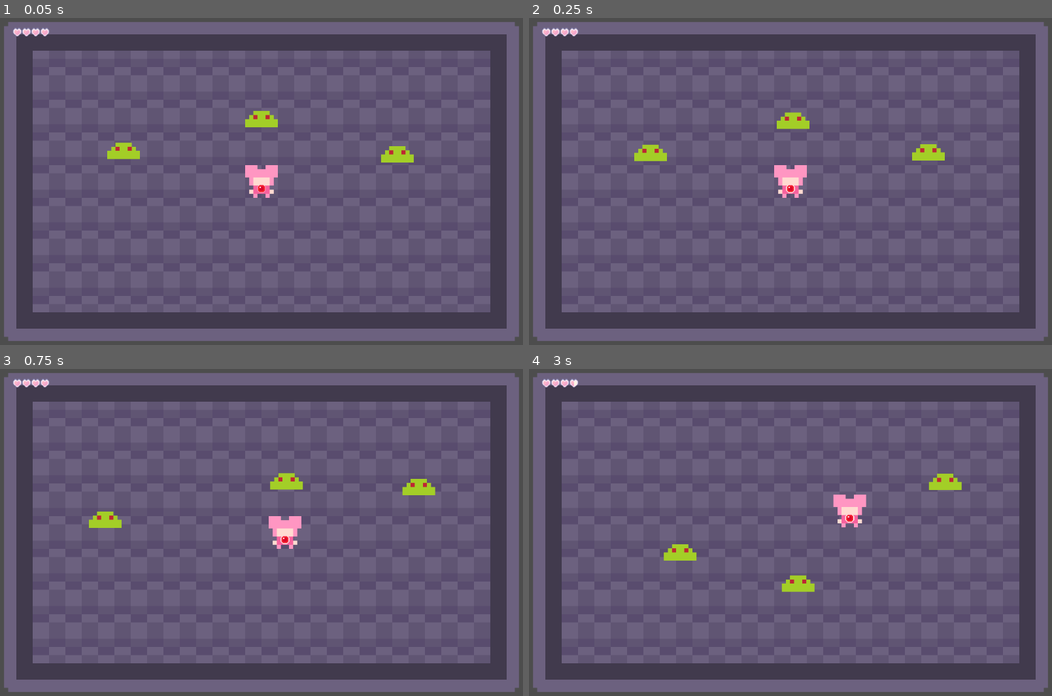
Above: before the commit, frames 1-4 (two rows, left to right).
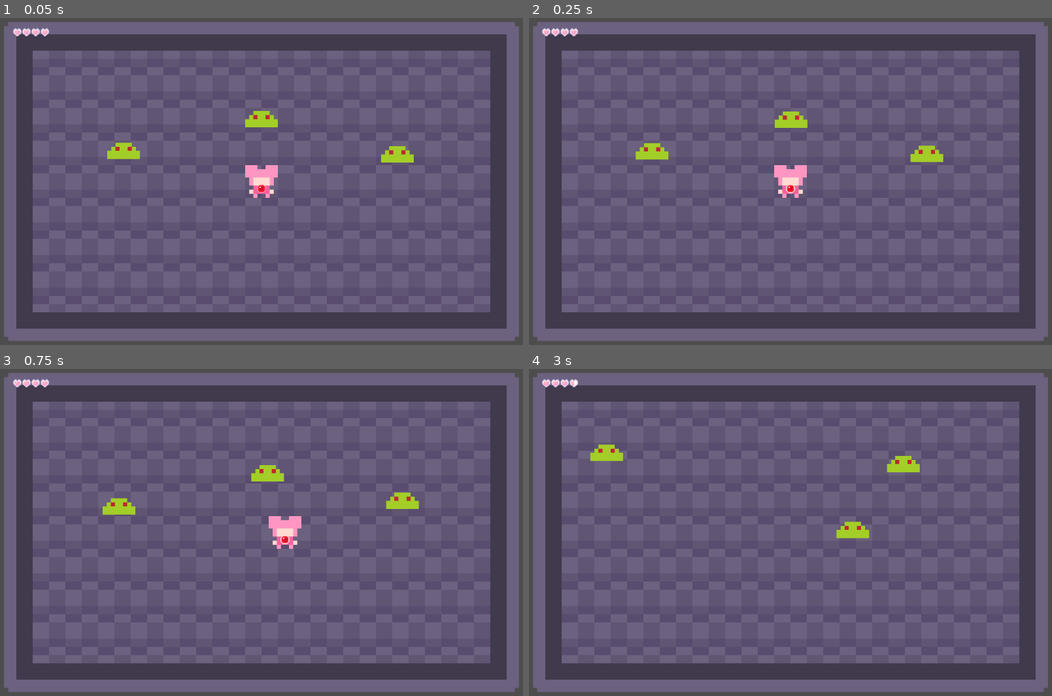
Above: after the commit, the same moments.

Repository: MagicalMegaDev/Magical-Persona-Repo
Game: Godot game, scene res://Assets/Scenes/main.tscn
Same seed, same stepped clock (60 frames per second), same inputs: the game is played once before the commit and once after it.
Inputs:
- Up to frame 1 (0.05 s): no input
- Up to frame 2 (0.25 s): no input
- Up to frame 3 (0.75 s): tap Enter at 0.5 s; hold D (move_right) from 0.53 s (still down); tap Space (speed) at 0.6 s
- Up to frame 4 (3 s): tap W (move_up) at 0.77, 1.52 s; tap Space (speed) at 1.35, 2.1, 2.85 s; release D (move_right) at 2.03 s; hold A (move_left) 2.03-2.78 s; hold D (move_right) from 2.78 s (still down)

Frame 1 is identical in both runs. In frame 2, 0.4% of the frame differs, in the area x 20-80%, y 28-45%; in frame 3, 1.4%; in frame 4, 2.0%, in the area x 11-83%, y 23-69%.
Error after the commit: Invalid access to property or key 'base_max_speed' on a base object of type 'Nil'. (res://Assets/Scripts/Components/MovementHandler.gd:52)

Commit message:
Opening Resource Setup

Diff:
--- /dev/null
+++ b/Assets/Resources/CharacterStats.gd
@@ -0,0 +1,13 @@
+class_name CharacterStats extends Resource
+
+@export_group("Health")
+@export var max_health := 5.0
+
+@export_group("Movement")
+@export var base_max_speed := 200.0
+@export var base_acceleration := 50.0
+@export var base_friction := 50.0
+
+@export_group("Physical")
+@export var weight := 50.0
+@export var damage := 1
--- /dev/null
+++ b/Assets/Resources/EnemyStats/Placeholder/GreenSlime.tres
@@ -0,0 +1,13 @@
+[gd_resource type="Resource" script_class="CharacterStats" load_steps=2 format=3 uid="uid://c5smxe5ed3s7a"]
+
+[ext_resource type="Script" uid="uid://crvv5pv2spbfx" path="res://Assets/Resources/CharacterStats.gd" id="1_bhekp"]
+
+[resource]
+script = ExtResource("1_bhekp")
+max_health = 5.0
+base_max_speed = 200.0
+base_acceleration = 50.0
+base_friction = 50.0
+weight = 50.0
+damage = 1
+metadata/_custom_type_script = "uid://crvv5pv2spbfx"
--- /dev/null
+++ b/Assets/Resources/EnemyStats/Placeholder/TestingSlime.tres
@@ -0,0 +1,13 @@
+[gd_resource type="Resource" script_class="CharacterStats" load_steps=2 format=3 uid="uid://bhtsbovcmbpnu"]
+
+[ext_resource type="Script" uid="uid://crvv5pv2spbfx" path="res://Assets/Resources/CharacterStats.gd" id="1_nexw1"]
+
+[resource]
+script = ExtResource("1_nexw1")
+max_health = 5.0
+base_max_speed = 0.0
+base_acceleration = 50.0
+base_friction = 50.0
+weight = 50.0
+damage = 1
+metadata/_custom_type_script = "uid://crvv5pv2spbfx"
--- /dev/null
+++ b/Assets/Scenes/Characters/Enemies/BaseEnemyTemplate.tscn
@@ -0,0 +1,147 @@
+[gd_scene load_steps=18 format=3 uid="uid://rwh62pkt7ill"]
+
+[ext_resource type="Script" uid="uid://x2mfrinou0ev" path="res://Assets/Scripts/Characters/Enemies/BaseEnemy.gd" id="1_6tkxp"]
+[ext_resource type="Texture2D" uid="uid://dwg44hyw5ca03" path="res://Assets/Art/Placeholder/prototype-magi-enemy.png" id="2_pyf6v"]
+[ext_resource type="Script" uid="uid://cs7oml2aclx6j" path="res://Assets/Scripts/Components/HurtBox.gd" id="3_eojnu"]
+[ext_resource type="Script" uid="uid://ctdfwf3huvtsi" path="res://Assets/Scripts/Components/Controllers/AnimationController.gd" id="4_bfqs2"]
+[ext_resource type="Script" uid="uid://ddul17tjgk3eg" path="res://Assets/Scripts/Components/MovementHandler.gd" id="5_xdnx4"]
+[ext_resource type="Script" uid="uid://bxsgjqvvic3x0" path="res://Assets/Scripts/Components/Handlers/Health/EnemyHealthHandler.gd" id="6_b6bif"]
+[ext_resource type="Script" uid="uid://dabmad52n3uq7" path="res://Assets/Scripts/State Machines/EnemyAIStateMachine/EnemyAIStateMachine.gd" id="7_oe7fx"]
+[ext_resource type="Script" uid="uid://dvaa51eysnpop" path="res://Assets/Scripts/State Machines/EnemyAIStateMachine/States/EnemyMovementState.gd" id="8_pwd8w"]
+[ext_resource type="Script" uid="uid://c4r57oepjkm3b" path="res://Assets/Scripts/Components/Controllers/EnemyMovementAI/RandomMovementAI.gd" id="9_7m3rt"]
+[ext_resource type="Script" uid="uid://ct1bxoorfuiu0" path="res://Assets/Scripts/Components/Handlers/EnemyAttacks/ContactDamageHandler.gd" id="10_x4m5k"]
+[ext_resource type="PackedScene" uid="uid://ddhl25xwvn0tp" path="res://Assets/Scenes/Components/hit_box.tscn" id="11_cs37s"]
+
+[sub_resource type="RectangleShape2D" id="RectangleShape2D_5w1ox"]
+size = Vector2(64, 32)
+
+[sub_resource type="RectangleShape2D" id="RectangleShape2D_onc88"]
+size = Vector2(64, 32)
+
+[sub_resource type="CircleShape2D" id="CircleShape2D_5w1ox"]
+radius = 45.3982
+
+[sub_resource type="Animation" id="Animation_4moko"]
+length = 0.001
+tracks/0/type = "value"
+tracks/0/imported = false
+tracks/0/enabled = true
+tracks/0/path = NodePath("../Sprite2D:modulate")
+tracks/0/interp = 1
+tracks/0/loop_wrap = true
+tracks/0/keys = {
+"times": PackedFloat32Array(0),
+"transitions": PackedFloat32Array(1),
+"update": 0,
+"values": [Color(1, 1, 1, 1)]
+}
+
+[sub_resource type="Animation" id="Animation_fhjy0"]
+resource_name = "hurt"
+length = 0.2
+step = 0.0333333
+tracks/0/type = "value"
+tracks/0/imported = false
+tracks/0/enabled = true
+tracks/0/path = NodePath("../Sprite2D:modulate")
+tracks/0/interp = 1
+tracks/0/loop_wrap = true
+tracks/0/keys = {
+"times": PackedFloat32Array(0, 0.1, 0.2),
+"transitions": PackedFloat32Array(1, 1, 1),
+"update": 0,
+"values": [Color(1, 1, 1, 1), Color(1, 0.395329, 0.349177, 1), Color(1, 1, 1, 1)]
+}
+
+[sub_resource type="AnimationLibrary" id="AnimationLibrary_4moko"]
+_data = {
+&"RESET": SubResource("Animation_4moko"),
+&"hurt": SubResource("Animation_fhjy0")
+}
+
+[node name="Enemy" type="CharacterBody2D" groups=["Enemies"]]
+collision_layer = 16
+collision_mask = 19
+script = ExtResource("1_6tkxp")
+metadata/_custom_type_script = "uid://x2mfrinou0ev"
+
+[node name="Sprite2D" type="Sprite2D" parent="."]
+texture = ExtResource("2_pyf6v")
+hframes = 6
+vframes = 4
+frame = 1
+region_enabled = true
+region_rect = Rect2(0, 0, 384, 256)
+
+[node name="CollisionBox" type="CollisionShape2D" parent="."]
+position = Vector2(0, 16)
+scale = Vector2(0.75, 0.75)
+shape = SubResource("RectangleShape2D_5w1ox")
+
+[node name="HurtBox" type="Area2D" parent="." groups=["Enemies"]]
+collision_layer = 64
+collision_mask = 22
+script = ExtResource("3_eojnu")
+
+[node name="HurtBoxShape" type="CollisionShape2D" parent="HurtBox"]
+modulate = Color(1, 0, 0, 1)
+position = Vector2(0, 16)
+shape = SubResource("RectangleShape2D_onc88")
+
+[node name="EnemyDetection" type="Area2D" parent="."]
+collision_layer = 512
+collision_mask = 27
+
+[node name="DetectionShape" type="CollisionShape2D" parent="EnemyDetection"]
+position = Vector2(0, 16)
+shape = SubResource("CircleShape2D_5w1ox")
+
+[node name="AnimationTree" type="AnimationTree" parent="."]
+root_node = NodePath(".")
+anim_player = NodePath("AnimationPlayer")
+
+[node name="AnimationPlayer" type="AnimationPlayer" parent="AnimationTree"]
+libraries = {
+&"": SubResource("AnimationLibrary_4moko")
+}
+script = ExtResource("4_bfqs2")
+
+[node name="MovementHandler" type="Node" parent="."]
+script = ExtResource("5_xdnx4")
+base_max_speed = 250.0
+base_acceleration = 200.0
+base_friction = 200.0
+metadata/_custom_type_script = "uid://ddul17tjgk3eg"
+
+[node name="HealthController" type="Node" parent="."]
+script = ExtResource("6_b6bif")
+metadata/_custom_type_script = "uid://bxsgjqvvic3x0"
+
+[node name="EnemyAIStateMachine" type="Node" parent="." node_paths=PackedStringArray("starting_movement_state")]
+script = ExtResource("7_oe7fx")
+starting_movement_state = NodePath("Roaming")
+metadata/_custom_type_script = "uid://dabmad52n3uq7"
+
+[node name="Roaming" type="Node" parent="EnemyAIStateMachine" node_paths=PackedStringArray("movement_ai")]
+script = ExtResource("8_pwd8w")
+movement_ai = NodePath("RandomMovementAI")
+metadata/_custom_type_script = "uid://dvaa51eysnpop"
+
+[node name="RandomMovementAI" type="Node" parent="EnemyAIStateMachine/Roaming"]
+script = ExtResource("9_7m3rt")
+metadata/_custom_type_script = "uid://c4r57oepjkm3b"
+
+[node name="ContactDamageHandler" type="Node2D" parent="." node_paths=PackedStringArray("HitBox")]
+script = ExtResource("10_x4m5k")
+HitBox = NodePath("HitBox")
+
+[node name="HitBox" parent="ContactDamageHandler" instance=ExtResource("11_cs37s")]
+
+[node name="HitBoxShape" type="CollisionShape2D" parent="ContactDamageHandler/HitBox"]
+position = Vector2(0, 16)
+shape = SubResource("RectangleShape2D_onc88")
+debug_color = Color(0.905882, 0.447059, 1, 0.623529)
+
+[connection signal="contacted" from="HurtBox" to="HealthController" method="take_damage"]
+[connection signal="damaged" from="HealthController" to="AnimationTree/AnimationPlayer" method="_on_take_damage"]
+[connection signal="collections_in_area" from="ContactDamageHandler/HitBox" to="ContactDamageHandler" method="_on_check_hit"]
--- a/Assets/Scenes/Characters/Enemies/EnemyTemplate.tscn
+++ b/Assets/Scenes/Characters/Enemies/EnemyTemplate.tscn
@@ -22,7 +22,6 @@
 
 [node name="HealthController" type="Node" parent="."]
 script = ExtResource("2_5w1ox")
-max_health = 5.0
 metadata/_custom_type_script = "uid://bxsgjqvvic3x0"
 
 [node name="Sprite2D" type="Sprite2D" parent="."]
--- a/Assets/Scenes/Characters/Enemies/Slime/GreenSlime.tscn
+++ b/Assets/Scenes/Characters/Enemies/Placeholder/Slime/GreenSlime.tscn
@@ -1,6 +1,7 @@
-[gd_scene load_steps=18 format=3 uid="uid://bnrc4kf3cl8sm"]
+[gd_scene load_steps=19 format=3 uid="uid://bnrc4kf3cl8sm"]
 
 [ext_resource type="Script" uid="uid://x2mfrinou0ev" path="res://Assets/Scripts/Characters/Enemies/BaseEnemy.gd" id="1_gihwq"]
+[ext_resource type="Resource" uid="uid://c5smxe5ed3s7a" path="res://Assets/Resources/EnemyStats/Placeholder/GreenSlime.tres" id="2_d3lyo"]
 [ext_resource type="Script" uid="uid://bxsgjqvvic3x0" path="res://Assets/Scripts/Components/Handlers/Health/EnemyHealthHandler.gd" id="2_otdtg"]
 [ext_resource type="Texture2D" uid="uid://dwg44hyw5ca03" path="res://Assets/Art/Placeholder/prototype-magi-enemy.png" id="3_4uj5w"]
 [ext_resource type="Script" uid="uid://ddul17tjgk3eg" path="res://Assets/Scripts/Components/MovementHandler.gd" id="4_me4px"]
@@ -63,12 +64,8 @@
 collision_layer = 16
 collision_mask = 19
 script = ExtResource("1_gihwq")
+stats = ExtResource("2_d3lyo")
 metadata/_custom_type_script = "uid://x2mfrinou0ev"
-
-[node name="HealthController" type="Node" parent="."]
-script = ExtResource("2_otdtg")
-max_health = 5.0
-metadata/_custom_type_script = "uid://bxsgjqvvic3x0"
 
 [node name="Sprite2D" type="Sprite2D" parent="."]
 texture = ExtResource("3_4uj5w")
@@ -101,13 +98,6 @@
 position = Vector2(0, 16)
 shape = SubResource("CircleShape2D_5w1ox")
 
-[node name="MovementHandler" type="Node" parent="."]
-script = ExtResource("4_me4px")
-base_max_speed = 250.0
-base_acceleration = 200.0
-base_friction = 200.0
-metadata/_custom_type_script = "uid://ddul17tjgk3eg"
-
 [node name="AnimationTree" type="AnimationTree" parent="."]
 root_node = NodePath(".")
 anim_player = NodePath("AnimationPlayer")
@@ -117,6 +107,17 @@
 &"": SubResource("AnimationLibrary_4moko")
 }
 script = ExtResource("6_w5g4f")
+
+[node name="MovementHandler" type="Node" parent="."]
+script = ExtResource("4_me4px")
+base_max_speed = 250.0
+base_acceleration = 200.0
+base_friction = 200.0
+metadata/_custom_type_script = "uid://ddul17tjgk3eg"
+
+[node name="HealthController" type="Node" parent="."]
+script = ExtResource("2_otdtg")
+metadata/_custom_type_script = "uid://bxsgjqvvic3x0"
 
 [node name="EnemyAIStateMachine" type="Node" parent="." node_paths=PackedStringArray("starting_movement_state")]
 script = ExtResource("6_n6qca")
--- a/Assets/Scenes/Characters/Enemies/Slime/StationarySlime.tscn
+++ b/Assets/Scenes/Characters/Enemies/Placeholder/Slime/StationarySlime.tscn
@@ -108,7 +108,6 @@
 
 [node name="HealthController" type="Node" parent="."]
 script = ExtResource("2_xjsf5")
-max_health = 5.0
 metadata/_custom_type_script = "uid://bxsgjqvvic3x0"
 
 [node name="MovementHandler" type="Node" parent="."]
--- a/Assets/Scenes/Characters/Players/TestCharacter.tscn
+++ b/Assets/Scenes/Characters/Players/TestCharacter.tscn
@@ -1,8 +1,9 @@
-[gd_scene load_steps=18 format=3 uid="uid://bg85fe3yjuhyw"]
+[gd_scene load_steps=23 format=3 uid="uid://bg85fe3yjuhyw"]
 
 [ext_resource type="Script" uid="uid://nfa50gborhfe" path="res://Assets/Scripts/Characters/Players/TestCharacterController.gd" id="1_tadin"]
 [ext_resource type="Texture2D" uid="uid://chggbsvpjxfp6" path="res://Assets/Art/Placeholder/PlayerSprites/prototype-magi-player.png" id="2_owd12"]
 [ext_resource type="Script" uid="uid://bagontfqpyfvh" path="res://Assets/Scripts/Components/Handlers/Health/PlayerHealthHandler.gd" id="2_u4s88"]
+[ext_resource type="Script" uid="uid://8p1yt5cbqh4l" path="res://Assets/Scripts/Characters/Players/PlayerSprite.gd" id="3_ff7km"]
 [ext_resource type="Script" uid="uid://ddul17tjgk3eg" path="res://Assets/Scripts/Components/MovementHandler.gd" id="4_owd12"]
 [ext_resource type="Script" uid="uid://c23rw2ef30wvb" path="res://Assets/Scripts/Components/Controllers/PlayerInputController.gd" id="5_utarg"]
 [ext_resource type="PackedScene" uid="uid://ldygjrayxacg" path="res://Assets/Scenes/gun.tscn" id="6_pkkgq"]
@@ -12,9 +13,6 @@
 [ext_resource type="Script" uid="uid://b0pbi685gj7kg" path="res://Assets/Scripts/State Machines/StateMachine.gd" id="10_86ov6"]
 [ext_resource type="Script" uid="uid://dhwq46247k7ik" path="res://Assets/Scripts/State Machines/PlayerStateMachine/Controlled.gd" id="11_ff7km"]
 [ext_resource type="Script" uid="uid://egp1vup4mu4w" path="res://Assets/Scripts/State Machines/State.gd" id="12_obxmd"]
-
-[sub_resource type="RectangleShape2D" id="RectangleShape2D_utarg"]
-size = Vector2(16, 40)
 
 [sub_resource type="Animation" id="Animation_fkrlc"]
 resource_name = "PlayerGem"
@@ -58,6 +56,50 @@
 [sub_resource type="CircleShape2D" id="CircleShape2D_vraok"]
 radius = 9.06606
 
+[sub_resource type="RectangleShape2D" id="RectangleShape2D_utarg"]
+size = Vector2(16, 40)
+
+[sub_resource type="AnimationNodeStateMachine" id="AnimationNodeStateMachine_86ov6"]
+
+[sub_resource type="Animation" id="Animation_86ov6"]
+resource_name = "walk_down"
+length = 0.45
+loop_mode = 1
+step = 0.0333333
+tracks/0/type = "value"
+tracks/0/imported = false
+tracks/0/enabled = true
+tracks/0/path = NodePath("../Sprite:frame")
+tracks/0/interp = 1
+tracks/0/loop_wrap = true
+tracks/0/keys = {
+"times": PackedFloat32Array(0, 0.133333, 0.266667, 0.4),
+"transitions": PackedFloat32Array(1, 1, 1, 1),
+"update": 1,
+"values": [0, 1, 2, 3]
+}
+
+[sub_resource type="Animation" id="Animation_ff7km"]
+length = 0.001
+tracks/0/type = "value"
+tracks/0/imported = false
+tracks/0/enabled = true
+tracks/0/path = NodePath("../Sprite:frame")
+tracks/0/interp = 1
+tracks/0/loop_wrap = true
+tracks/0/keys = {
+"times": PackedFloat32Array(0),
+"transitions": PackedFloat32Array(1),
+"update": 1,
+"values": [0]
+}
+
+[sub_resource type="AnimationLibrary" id="AnimationLibrary_obxmd"]
+_data = {
+&"RESET": SubResource("Animation_ff7km"),
+&"walk_down": SubResource("Animation_86ov6")
+}
+
 [node name="Player" type="CharacterBody2D" groups=["Players"]]
 collision_layer = 8
 collision_mask = 3
@@ -68,6 +110,28 @@
 texture = ExtResource("2_owd12")
 hframes = 5
 vframes = 4
+script = ExtResource("3_ff7km")
+
+[node name="PlayerHurtBox" type="Sprite2D" parent="Sprite"]
+texture = ExtResource("8_vraok")
+hframes = 3
+
+[node name="AnimationPlayer" type="AnimationPlayer" parent="Sprite/PlayerHurtBox"]
+libraries = {
+&"": SubResource("AnimationLibrary_sbmju")
+}
+autoplay = "PlayerGem"
+
+[node name="HurtBox" type="Area2D" parent="Sprite/PlayerHurtBox" groups=["Players"]]
+collision_layer = 32
+collision_mask = 3332
+script = ExtResource("9_fkrlc")
+
+[node name="CollisionShape2D" type="CollisionShape2D" parent="Sprite/PlayerHurtBox/HurtBox"]
+position = Vector2(0, 14)
+scale = Vector2(0.882411, 0.863409)
+shape = SubResource("CircleShape2D_vraok")
+debug_color = Color(0.887083, 0.309855, 0.306048, 0.92549)
 
 [node name="CollisionBox" type="CollisionShape2D" parent="."]
 position = Vector2(0, 12)
@@ -93,27 +157,6 @@
 myCharacter = NodePath("..")
 metadata/_custom_type_script = "uid://c23rw2ef30wvb"
 
-[node name="PlayerHurtBox" type="Sprite2D" parent="."]
-texture = ExtResource("8_vraok")
-hframes = 3
-
-[node name="AnimationPlayer" type="AnimationPlayer" parent="PlayerHurtBox"]
-libraries = {
-&"": SubResource("AnimationLibrary_sbmju")
-}
-autoplay = "PlayerGem"
-
-[node name="HurtBox" type="Area2D" parent="PlayerHurtBox" groups=["Players"]]
-collision_layer = 32
-collision_mask = 3332
-script = ExtResource("9_fkrlc")
-
-[node name="CollisionShape2D" type="CollisionShape2D" parent="PlayerHurtBox/HurtBox"]
-position = Vector2(0, 14)
-scale = Vector2(0.882411, 0.863409)
-shape = SubResource("CircleShape2D_vraok")
-debug_color = Color(0.887083, 0.309855, 0.306048, 0.92549)
-
 [node name="PlayerStateMachine" type="Node" parent="."]
 script = ExtResource("10_86ov6")
 metadata/_custom_type_script = "uid://b0pbi685gj7kg"
@@ -126,9 +169,21 @@
 script = ExtResource("12_obxmd")
 metadata/_custom_type_script = "uid://egp1vup4mu4w"
 
+[node name="AnimationTree" type="AnimationTree" parent="."]
+root_node = NodePath(".")
+tree_root = SubResource("AnimationNodeStateMachine_86ov6")
+anim_player = NodePath("AnimationPlayer")
+
+[node name="AnimationPlayer" type="AnimationPlayer" parent="AnimationTree"]
+libraries = {
+&"": SubResource("AnimationLibrary_obxmd")
+}
+
+[connection signal="contacted" from="Sprite/PlayerHurtBox/HurtBox" to="." method="_on_take_damage"]
+[connection signal="contacted" from="Sprite/PlayerHurtBox/HurtBox" to="Health" method="take_damage"]
+[connection signal="damaged" from="Health" to="Sprite" method="_on_start_blink"]
+[connection signal="i_frames_finished" from="Health" to="Sprite" method="_on_stop_blink"]
 [connection signal="direction_calculated" from="PlayerInputController" to="PlayerStateMachine/Controlled" method="_on_movement_input"]
 [connection signal="shoot" from="PlayerInputController" to="PlayerStateMachine/Controlled" method="_on_shooting_input"]
-[connection signal="contacted" from="PlayerHurtBox/HurtBox" to="." method="_on_take_damage"]
-[connection signal="contacted" from="PlayerHurtBox/HurtBox" to="Health" method="take_damage"]
 [connection signal="movement_direction_set" from="PlayerStateMachine/Controlled" to="MovementHandler" method="_on_direction_calculated"]
 [connection signal="shooting_direction_set" from="PlayerStateMachine/Controlled" to="Gun" method="_on_shoot"]
--- a/Assets/Scenes/Rooms/TestingRoom.tscn
+++ b/Assets/Scenes/Rooms/TestingRoom.tscn
@@ -1,8 +1,9 @@
-[gd_scene load_steps=4 format=3 uid="uid://c2xnhrhem0c2r"]
+[gd_scene load_steps=5 format=3 uid="uid://c2xnhrhem0c2r"]
 
 [ext_resource type="PackedScene" uid="uid://bg85fe3yjuhyw" path="res://Assets/Scenes/Characters/Players/TestCharacter.tscn" id="1_uper2"]
-[ext_resource type="PackedScene" uid="uid://b4c76guy30s73" path="res://Assets/Scenes/Characters/Enemies/Slime/StationarySlime.tscn" id="2_uper2"]
 [ext_resource type="PackedScene" uid="uid://dtqmwnh60jaon" path="res://Assets/Scenes/UI/DungeonUI.tscn" id="3_r0bfr"]
+[ext_resource type="PackedScene" uid="uid://bnrc4kf3cl8sm" path="res://Assets/Scenes/Characters/Enemies/Placeholder/Slime/GreenSlime.tscn" id="3_xh5he"]
+[ext_resource type="Resource" uid="uid://bhtsbovcmbpnu" path="res://Assets/Resources/EnemyStats/Placeholder/TestingSlime.tres" id="4_xh5he"]
 
 [node name="TestingRoom" type="Node2D"]
 
@@ -12,5 +13,6 @@
 position = Vector2(500, 422)
 scale = Vector2(1.0042, 1.00341)
 
-[node name="Enemy2" parent="." instance=ExtResource("2_uper2")]
-position = Vector2(500, 281)
+[node name="Enemy" parent="." instance=ExtResource("3_xh5he")]
+position = Vector2(499, 259)
+stats = ExtResource("4_xh5he")
--- /dev/null
+++ b/Assets/Scenes/UI/Debug/debug_menu.tscn
@@ -0,0 +1,9 @@
+[gd_scene format=3 uid="uid://b8k74dahv2gc4"]
+
+[node name="Debug Menu" type="Control"]
+layout_mode = 3
+anchors_preset = 15
+anchor_right = 1.0
+anchor_bottom = 1.0
+grow_horizontal = 2
+grow_vertical = 2
--- a/Assets/Scenes/main.tscn
+++ b/Assets/Scenes/main.tscn
@@ -4,7 +4,7 @@
 [ext_resource type="PackedScene" uid="uid://dtqmwnh60jaon" path="res://Assets/Scenes/UI/DungeonUI.tscn" id="1_rvsrt"]
 [ext_resource type="Texture2D" uid="uid://by5f8oi7tueht" path="res://Assets/Art/Placeholder/prototype-magi-environment.png" id="2_qplxx"]
 [ext_resource type="Script" uid="uid://cj6appwlvrvxk" path="res://Assets/Scripts/Components/Handlers/DebugEnemyPool.gd" id="4_guoxd"]
-[ext_resource type="PackedScene" uid="uid://bnrc4kf3cl8sm" path="res://Assets/Scenes/Characters/Enemies/Slime/GreenSlime.tscn" id="5_rvsrt"]
+[ext_resource type="PackedScene" uid="uid://bnrc4kf3cl8sm" path="res://Assets/Scenes/Characters/Enemies/Placeholder/Slime/GreenSlime.tscn" id="5_rvsrt"]
 
 [sub_resource type="TileSetAtlasSource" id="TileSetAtlasSource_elf4b"]
 texture = ExtResource("2_qplxx")
--- a/Assets/Scripts/Characters/BaseCharacter.gd
+++ b/Assets/Scripts/Characters/BaseCharacter.gd
@@ -3,7 +3,12 @@
 #Collection of Potential Handlers Goes here
 var movement_handler:MovementHandler
 var health_handler:HealthHandler
+var contact_damage_handler:ContactDamageHandler
 var gun:Gun
+
+@export var stats:CharacterStats
+
+signal stats_ready(stats : CharacterStats)
 
 func _enter_tree():
 	#Gather up Handlers and assign them
@@ -12,8 +17,13 @@
 	gun = apply_handler(Gun)
 	if(movement_handler):
 		movement_handler.myCharacter = self
+		stats_ready.connect(movement_handler._receive_stats)
 	if(health_handler):
 		health_handler.died.connect(_on_death)
+		stats_ready.connect(health_handler._receive_stats)
+	if(contact_damage_handler):
+		stats_ready.connect(contact_damage_handler._receive_stats)
+	stats_ready.emit(stats)
 
 
 func apply_handler(handler_type) -> Object:
--- /dev/null
+++ b/Assets/Scripts/Characters/Players/PlayerSprite.gd
@@ -0,0 +1,36 @@
+#A helper script to control player sprite behavior. Costumes, small effects like blinking, etc.
+
+extends Sprite2D
+
+#region blinking effect
+var blinking := false #is the player currently blinking
+var blink_timer:Timer
+var blink_frequency := 0.1 #How long between blinks
+
+func _ready():
+	#region blink_timer init
+	blink_timer = Timer.new()
+	blink_timer.one_shot = false
+	blink_timer.autostart = false
+	blink_timer.wait_time = blink_frequency
+	add_child(blink_timer)
+	blink_timer.timeout.connect(blink)
+	#endregion
+
+#for instant blink
+#func _process(delta):
+	#if blinking:
+		#blink
+
+func blink():
+	visible = !visible
+
+func _on_start_blink():
+	blinking = true
+	visible = false
+	blink_timer.start()
+
+func _on_stop_blink():
+	blinking = false
+	visible = true
+	blink_timer.stop()
--- a/Assets/Scripts/Components/Handlers/EnemyAttacks/ContactDamageHandler.gd
+++ b/Assets/Scripts/Components/Handlers/EnemyAttacks/ContactDamageHandler.gd
@@ -9,6 +9,9 @@
 	set(value):
 		_friendly_fire = value
 		_on_friendly_fire_toggle(value)
+
+func _receive_stats(stats:CharacterStats):
+	damage = stats.damage
 
 # Called when the node enters the scene tree for the first time.
 func _ready():
--- a/Assets/Scripts/Components/Handlers/Health/HealthHandler.gd
+++ b/Assets/Scripts/Components/Handlers/Health/HealthHandler.gd
@@ -1,13 +1,16 @@
 #This is the base component for ANYTHING with health
 class_name HealthHandler extends Node
 
-@export var max_health:float
-var current_health:float
+var max_health := 1
+var current_health := 1
 
 signal damaged
 signal healed
 signal health_changed(current_health, max_health) #signal for health bar updates
 signal died
+
+func _receive_stats(stats:CharacterStats):
+	max_health = stats.max_health
 
 func _ready():
 	current_health = max_health
--- a/Assets/Scripts/Components/Handlers/Health/PlayerHealthHandler.gd
+++ b/Assets/Scripts/Components/Handlers/Health/PlayerHealthHandler.gd
@@ -2,6 +2,8 @@
 class_name PlayerHealthHandler extends HealthHandler
 
 var max_health_cap:int = 20 #The maximum amount of pip a player can have, 10 total hearts.
+
+signal i_frames_finished
 
 #region i-frames set up
 var i_frames:bool = false #i-frames after getting hit.
@@ -37,3 +39,4 @@
 
 func _on_i_frames_finish():
 	i_frames = false
+	i_frames_finished.emit()
--- a/Assets/Scripts/Components/MovementHandler.gd
+++ b/Assets/Scripts/Components/MovementHandler.gd
@@ -22,9 +22,9 @@
 #Baselines
 @export_group("Movement Variables")
 #All Default Values are placeholders
-@export var base_max_speed = 200.0
-@export var base_acceleration = 50.0
-@export var base_friction = 50.0
+@export var base_max_speed := 200.0
+@export var base_acceleration := 50.0
+@export var base_friction := 50.0
 
 var momentum = Vector2(0.0,0.0)
 
@@ -47,6 +47,11 @@
 var myCharacter:BaseCharacter
 
 signal velocity_calculated(sentVelocity:Vector2) #Signal to be attached to the character controller _on_velocity_calculated for Move_and_Slide()
+
+func _receive_stats(stats:CharacterStats):
+	base_max_speed = stats.base_max_speed
+	base_acceleration = stats.base_acceleration
+	base_friction = stats.base_friction
 
 func _ready():
 	velocity_calculated.connect(myCharacter._on_velocity_calculated)
--- a/project.godot
+++ b/project.godot
@@ -29,6 +29,10 @@
 window/size/viewport_height=640
 window/stretch/mode="viewport"
 window/stretch/aspect="expand"
+
+[editor]
+
+movie_writer/movie_file="B:/gamedev/Screengrabs/Movie.avi"
 
 [global_group]
 
Not shown, added: Assets/Resources/CharacterStats.gd.uid
Not shown: 1 places in Assets/Scenes/Characters/Enemies/Placeholder/Slime/GreenSlime.tscn that only renumber resources
Not shown: 1 places in Assets/Scenes/Characters/Enemies/Placeholder/Slime/StationarySlime.tscn that only renumber resources
Not shown, added: Assets/Scripts/Characters/Players/PlayerSprite.gd.uid
Not shown, changed: export_presets.cfg
